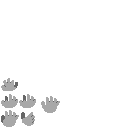
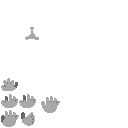
Revision of a layered 128px x 128px image; what changed, layer by layer:
painted on "Hand" over left=25, top=27, right=39, bottom=40
